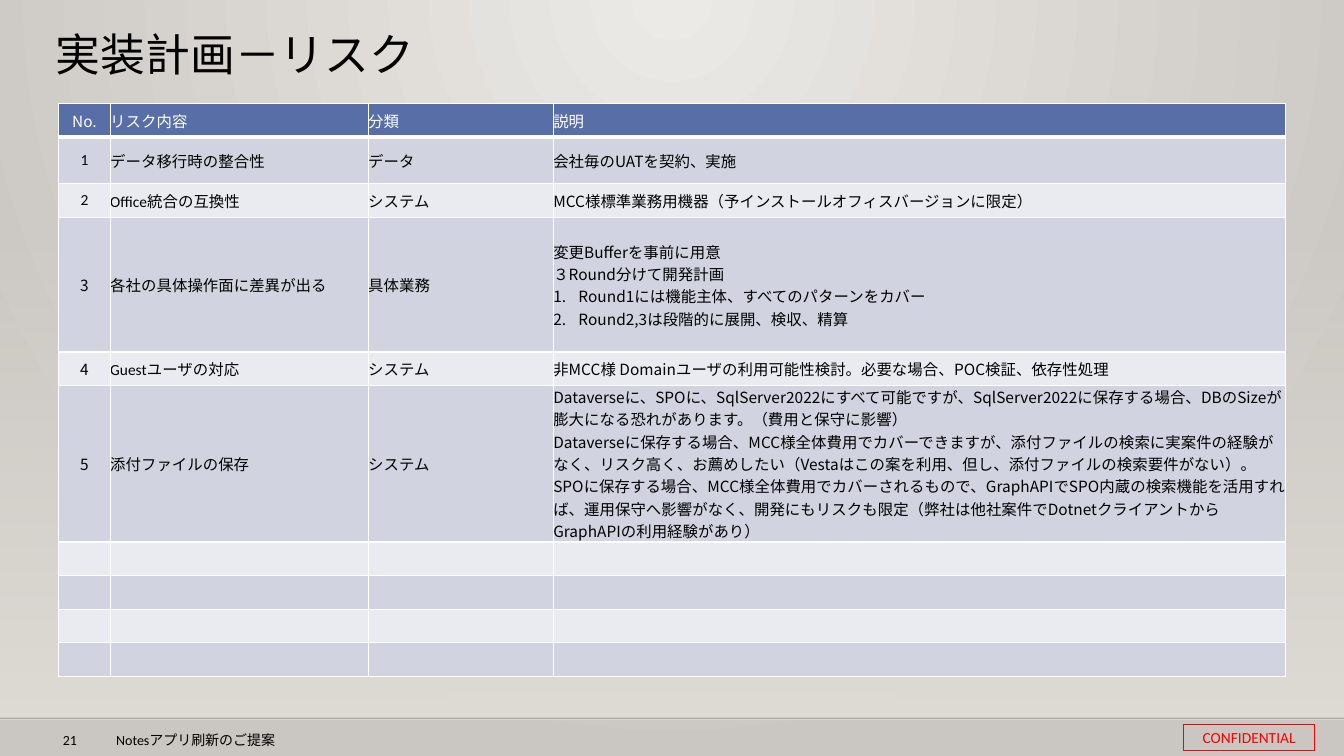
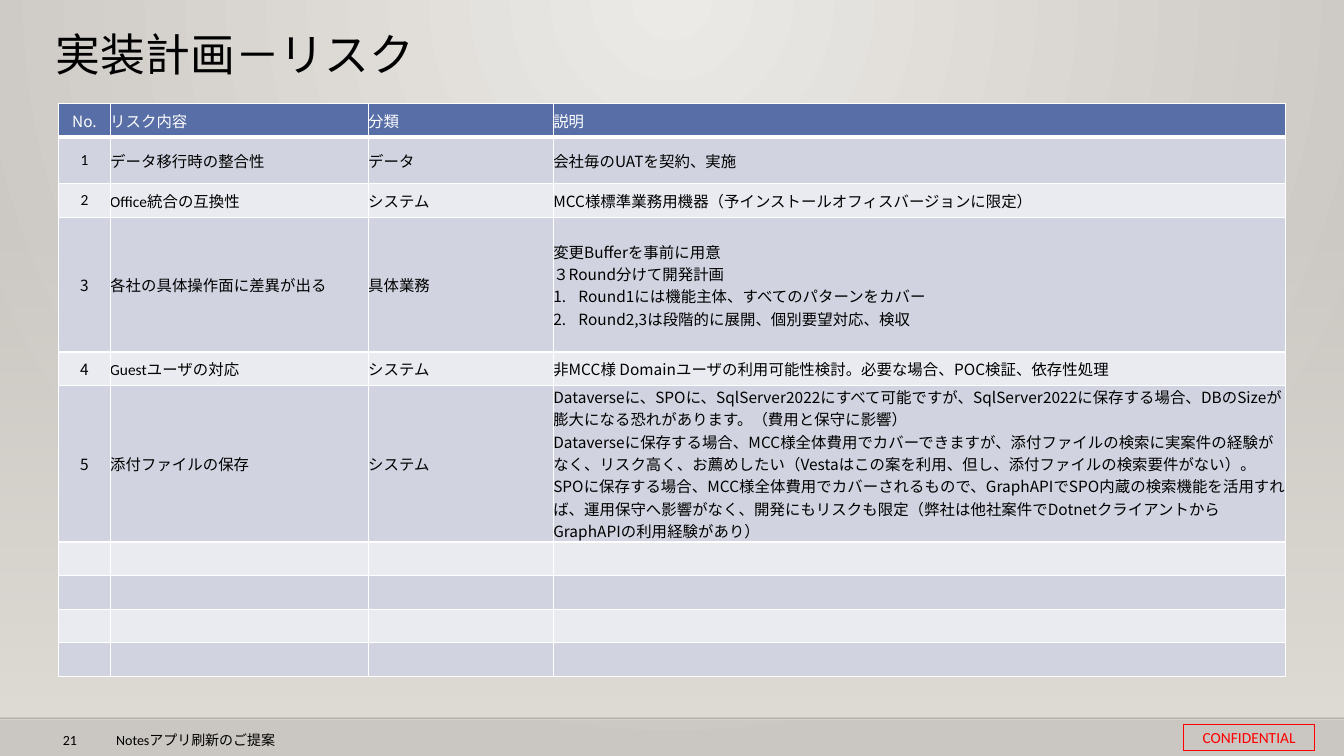
Before and after one commit to 0494938/Notes--CMS-Online, a slide deck: slide 21 of Notesアプリ刷新プロジェクト提案見積もり.pptx. Drawn at 1344x756 pixels with LibreOffice and Linux fonts; fonts in the diff are those of the drawing; background and template pictures are left out. Boxes give left, top, right and bottom in pixels: in the first picture for what was removed or moved away, otherwise in the second. Text is boxed around its words. In the diff, an @@ line names an element or a change of style, - is before the commit and + after.

```diff
--- a/Notesアプリ刷新プロジェクト提案見積もり.pptx
+++ b/Notesアプリ刷新プロジェクト提案見積もり.pptx
@@ table at bbox=[58, 104, 1286, 652] @@
-row 4, column 4: 変更Bufferを事前に用意 / ３Round分けて開発計画 / Round1には機能主体、すべてのパターンをカバー / Round2,3は段階的に展開、検収、精算
+row 4, column 4: 変更Bufferを事前に用意 / ３Round分けて開発計画 / Round1には機能主体、すべてのパターンをカバー / Round2,3は段階的に展開、個別要望対応、検収
```
Also in this commit, not shown: 17 other slides changed, 1 other file.
